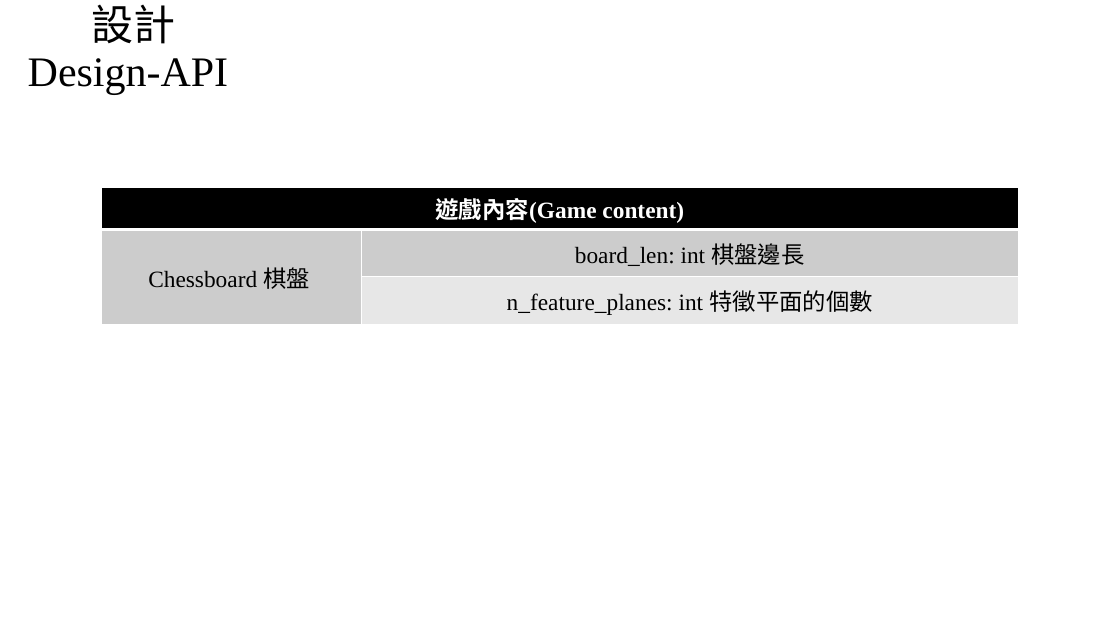
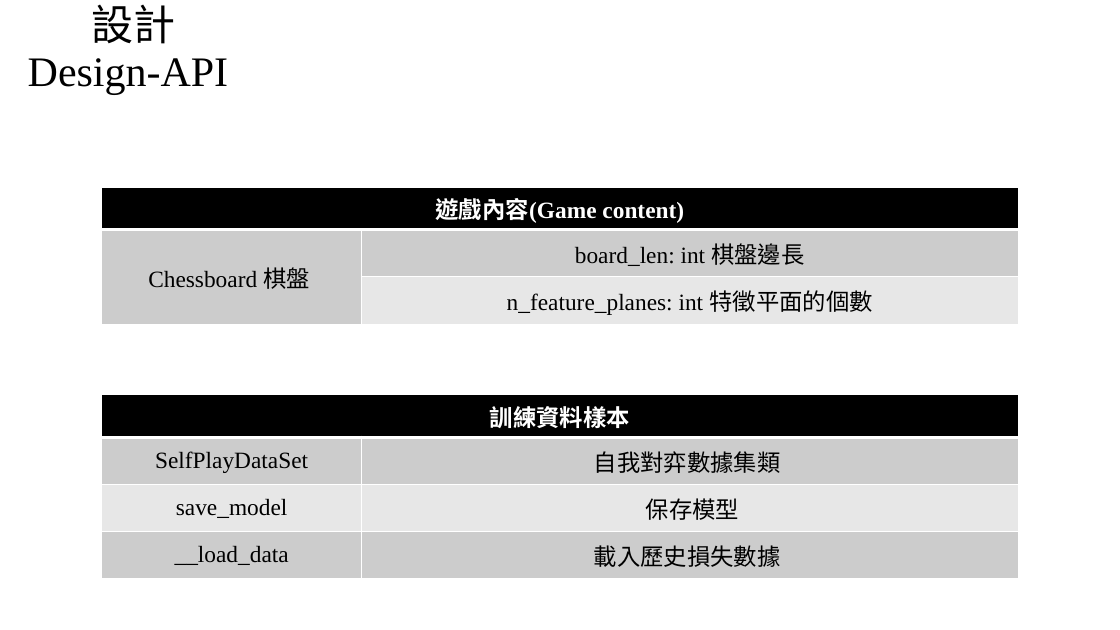
Before and after one commit to F110112114/Machine-Learning, a slide deck: slide 8 of 五子棋1210.pptx. Drawn at 1120x630 pixels with LibreOffice and Linux fonts; fonts in the diff are those of the drawing; background and template pictures are left out. Boxes give left, top, right and bottom in pixels: in the first picture for what was removed or moved away, otherwise in the second. Text is boxed around its words. In the diff, an @@ line names an element or a change of style, - is before the commit and + after.

```diff
--- a/五子棋1210.pptx
+++ b/五子棋1210.pptx
@@ table added at (102, 395, 1018, 576), 4 rows, 2 columns @@
+訓練資料樣本 | 
+SelfPlayDataSet | 自我對弈數據集類
+save_model | 保存模型
+__load_data | 載入歷史損失數據
```
Also in this commit, not shown: 1 other slide changed, 1 slide removed.
